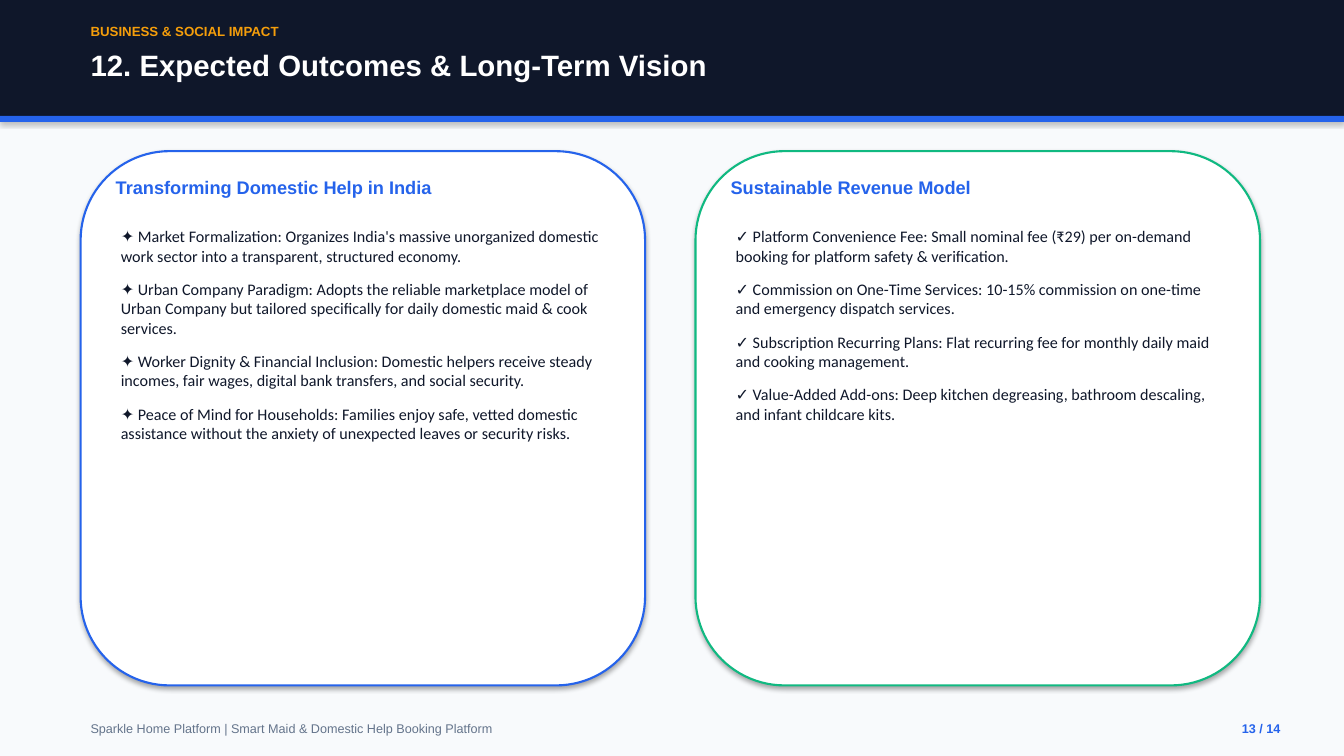
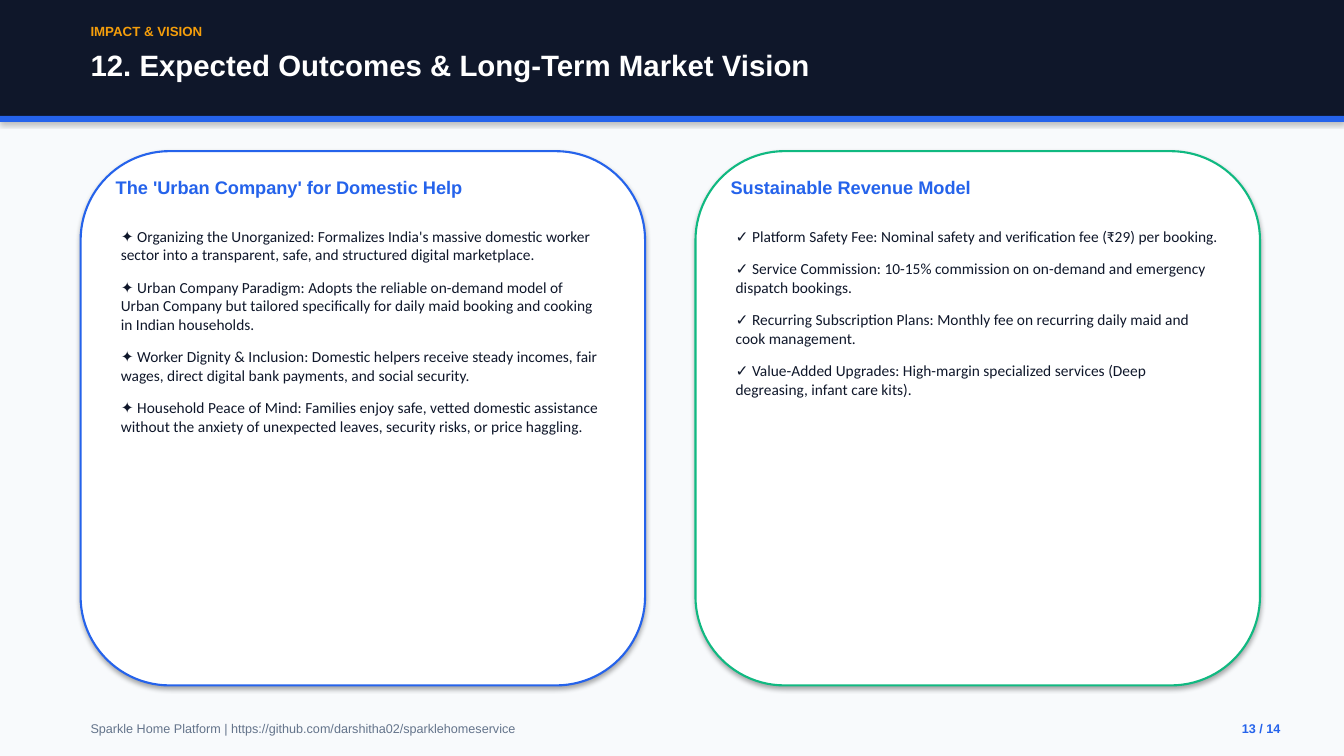
Before and after one commit to darshitha02/sparklehomeservice, a slide deck: slide 13 of SparkleHome_Domestic_Services_Presentation.pptx. Drawn at 1344x756 pixels with LibreOffice and Linux fonts; fonts in the diff are those of the drawing. Boxes give left, top, right and bottom in pixels: in the first picture for what was removed or moved away, otherwise in the second. Text is boxed around its words. In the diff, an @@ line names an element or a change of style, - is before the commit and + after.

```diff
--- a/SparkleHome_Domestic_Services_Presentation.pptx
+++ b/SparkleHome_Domestic_Services_Presentation.pptx
@@ text at (91, 26, 202, 36): text changed @@
-BUSINESS & SOCIAL IMPACT
+IMPACT & VISION
@@ text at (91, 54, 810, 82): text changed @@
-12. Expected Outcomes & Long-Term Vision
+12. Expected Outcomes & Long-Term Market Vision
@@ text at (116, 180, 462, 198): text changed @@
-Transforming Domestic Help in India
+The 'Urban Company' for Domestic Help
@@ text at (121, 231, 598, 435): text changed; size 11.5 to 11 pt @@
-✦ Market Formalization: Organizes India's massive unorganized domestic work sector into a transparent, structured economy.
-✦ Urban Company Paradigm: Adopts the reliable marketplace model of Urban Company but tailored specifically for daily domestic maid & cook services.
-✦ Worker Dignity & Financial Inclusion: Domestic helpers receive steady incomes, fair wages, digital bank transfers, and social security.
-✦ Peace of Mind for Households: Families enjoy safe, vetted domestic assistance without the anxiety of unexpected leaves or security risks.
+✦ Organizing the Unorganized: Formalizes India's massive domestic worker sector into a transparent, safe, and structured digital marketplace.
+✦ Urban Company Paradigm: Adopts the reliable on-demand model of Urban Company but tailored specifically for daily maid booking and cooking in Indian households.
+✦ Worker Dignity & Inclusion: Domestic helpers receive steady incomes, fair wages, direct digital bank payments, and social security.
+✦ Household Peace of Mind: Families enjoy safe, vetted domestic assistance without the anxiety of unexpected leaves, security risks, or price haggling.
@@ text at (736, 231, 1217, 398): text changed; size 11.5 to 11 pt @@
-✓ Platform Convenience Fee: Small nominal fee (₹29) per on-demand booking for platform safety & verification.
-✓ Commission on One-Time Services: 10-15% commission on one-time and emergency dispatch services.
-✓ Subscription Recurring Plans: Flat recurring fee for monthly daily maid and cooking management.
-✓ Value-Added Add-ons: Deep kitchen degreasing, bathroom descaling, and infant childcare kits.
+✓ Platform Safety Fee: Nominal safety and verification fee (₹29) per booking.
+✓ Service Commission: 10-15% commission on on-demand and emergency dispatch bookings.
+✓ Recurring Subscription Plans: Monthly fee on recurring daily maid and cook management.
+✓ Value-Added Upgrades: High-margin specialized services (Deep degreasing, infant care kits).
@@ text at (91, 724, 515, 736): text changed @@
-Sparkle Home Platform | Smart Maid & Domestic Help Booking Platform
+Sparkle Home Platform | https://github.com/darshitha02/sparklehomeservice
```
Also in this commit, not shown: 13 other slides changed, 3 other files.
